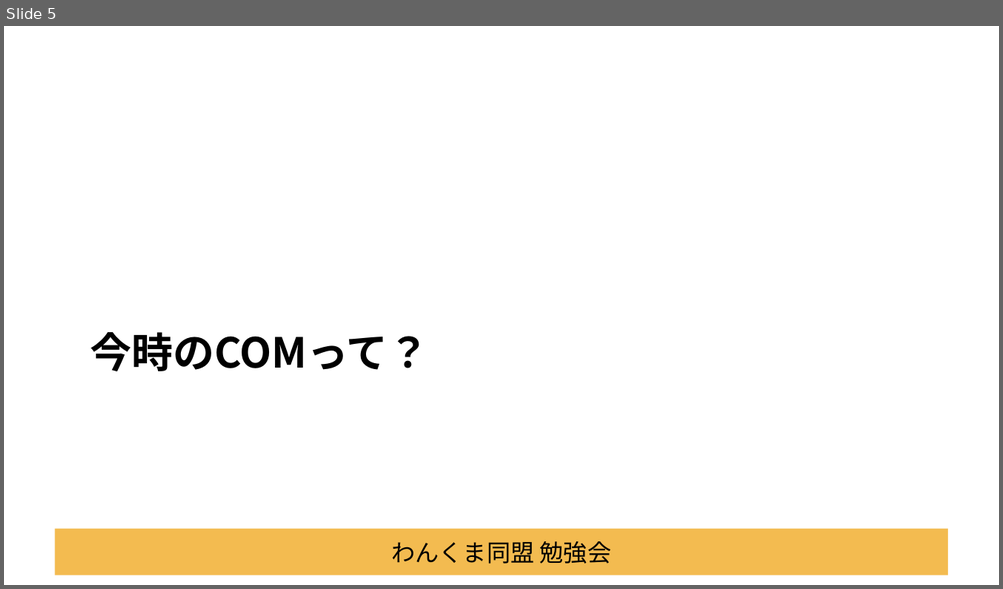
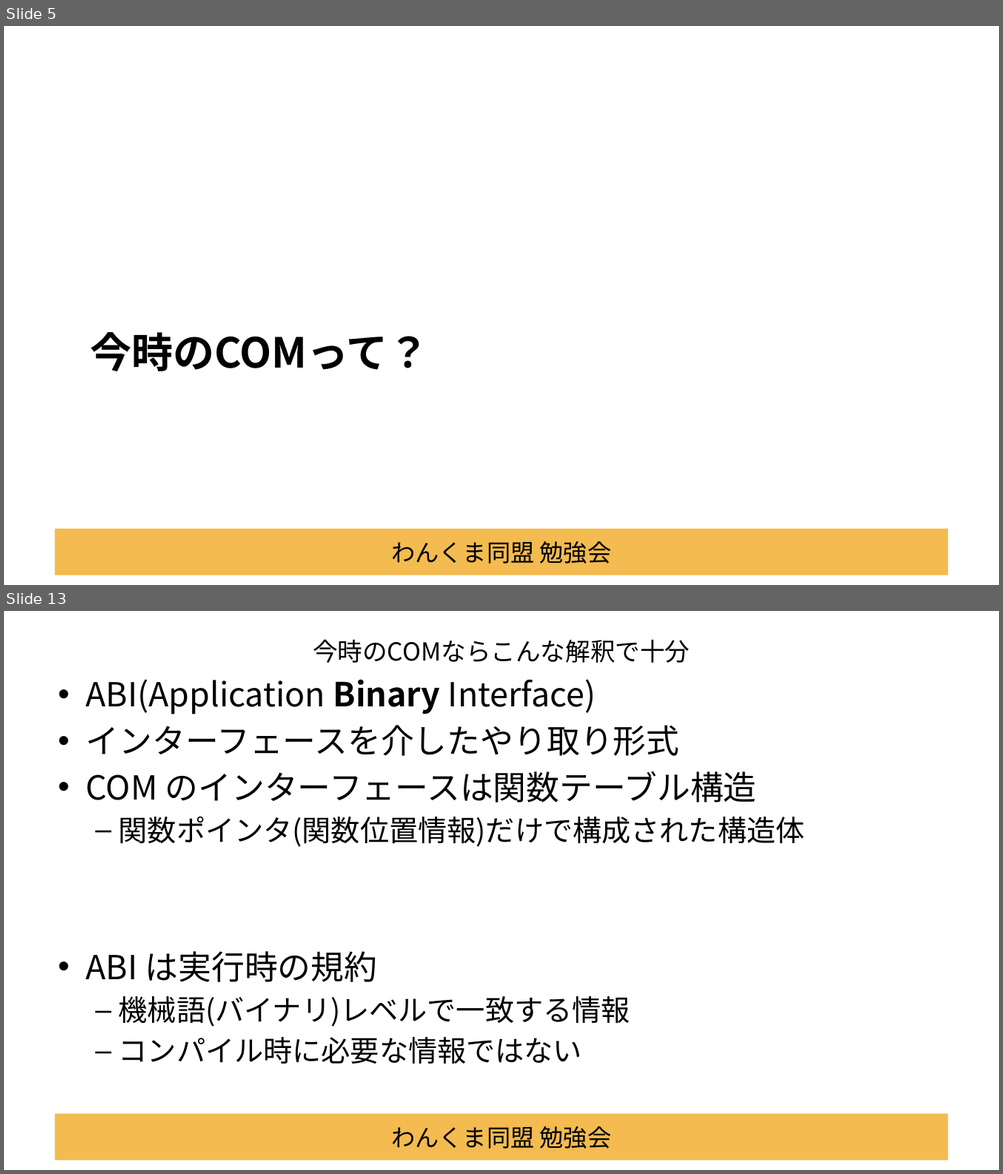
Before and after one commit to Tocchann/dotnetlab202009, a slide deck: Documents/セッション資料.pptx. Shown one above the other, each under a label of ours: slide 5 before the commit, slides 5 and 13 after it; the slides between them are not shown. The pictures are 1003x589 and 1003x1174 pixels, drawn with LibreOffice and Linux fonts; fonts in the diff are those of the drawing; background and template pictures are left out. Boxes give left, top, right and bottom in pixels: in the first picture for what was removed or moved away, otherwise in the second. Text is boxed around its words. In the diff, an @@ line names an element or a change of style, - is before the commit and + after.

```diff
--- a/Documents/セッション資料.pptx
+++ b/Documents/セッション資料.pptx
@@ slide 13 added at box(4, 611, 999, 1170), background #FFFFFF; not listed: 1 template element that a slide beside it also shows @@
@@ title added at box(313, 639, 689, 663), 24 pt, text #000000 @@
+今時のCOMならこんな解釈で十分
@@ text added at box(86, 679, 805, 1065), 32 pt, text #000000 @@
+• ABI(Application Binary Interface)
+• インターフェースを介したやり取り形式
+• COM のインターフェースは関数テーブル構造
+  – 関数ポインタ(関数位置情報)だけで構成された構造体
+• ABI は実行時の規約
+  – 機械語(バイナリ)レベルで一致する情報
+  – コンパイル時に必要な情報ではない
```
Also in this commit, not shown: 5 slides changed, 8 other slides added, 5 other files.
